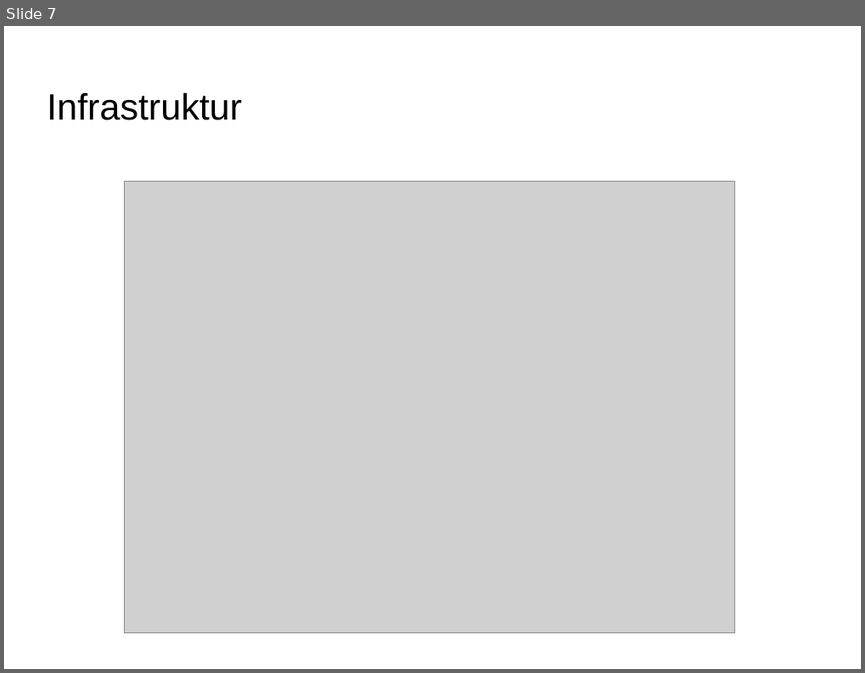
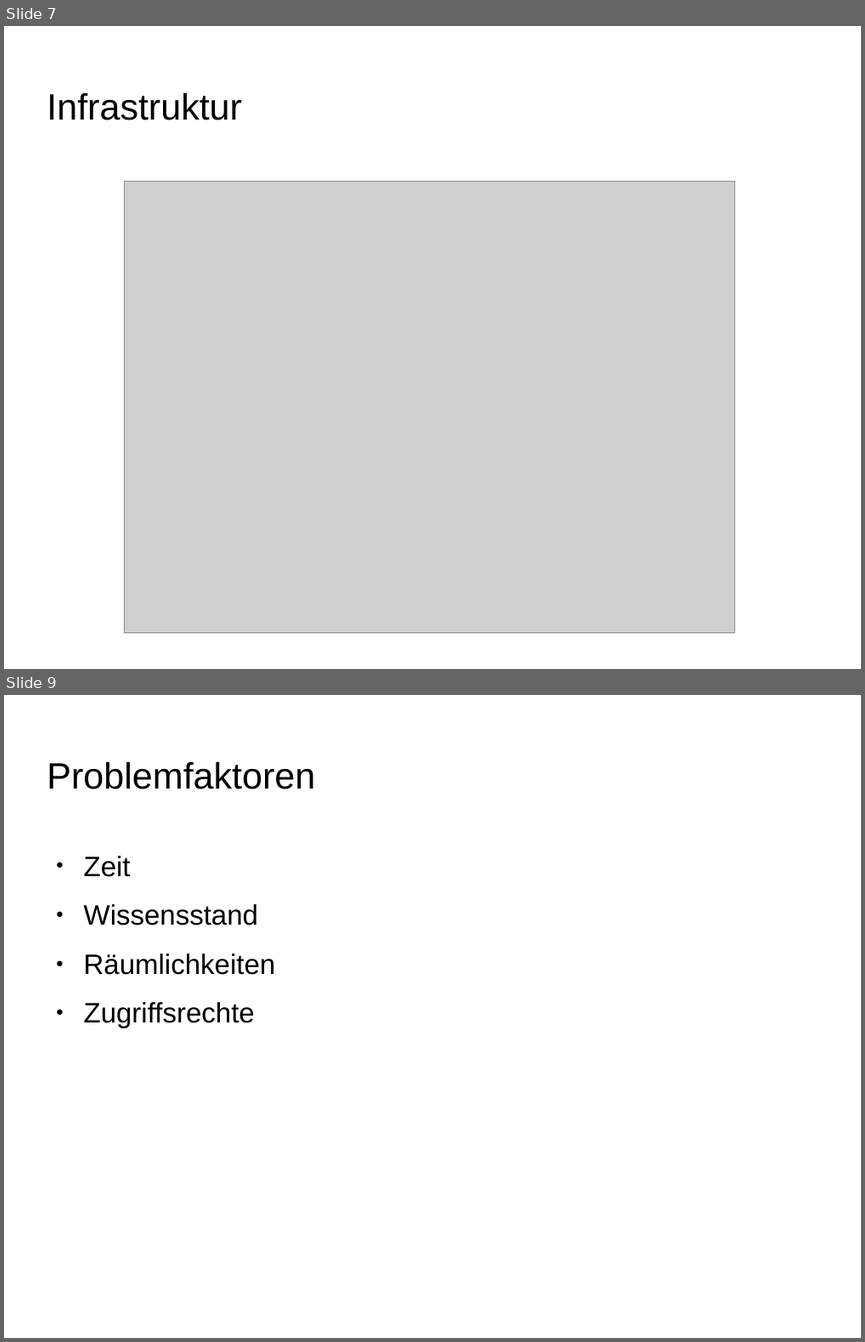
Before and after one commit to Projekt-IFA11D/components, a slide deck: organisation/presentation/finale_praesentation.odp. Shown one above the other, each under a label of ours: slide 7 before the commit, slides 7 and 9 after it; the slides between them are not shown. The pictures are 865x673 and 865x1342 pixels, drawn with LibreOffice and Linux fonts; fonts in the diff are those of the drawing; grey boxes stand for pictures; background and template pictures are left out. Boxes give left, top, right and bottom in pixels: in the first picture for what was removed or moved away, otherwise in the second. Text is boxed around its words. In the diff, an @@ line names an element or a change of style, - is before the commit and + after.

```diff
--- a/organisation/presentation/finale_praesentation.odp
+++ b/organisation/presentation/finale_praesentation.odp
@@ slide 9 added at <box>4,695,861,1338</box>, background picture (left out) @@
@@ title added at <box>46,761,315,789</box>, 33.9 pt, text #000000 @@
+Problemfaktoren
@@ text added at <box>84,856,276,1028</box>, 26 pt, text #000000 @@
+● Zeit
+● Wissensstand
+● Räumlichkeiten
+● Zugriffsrechte
```
Also in this commit, not shown: 1 other slide added, 1 slide removed, 2 other files.
